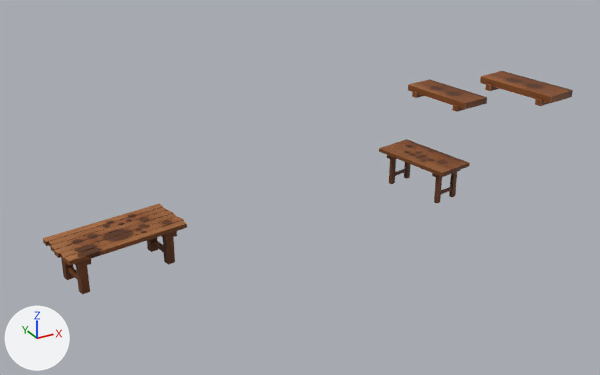
A saved change to the FBX model Assets/Assets/Aldeia/Interior/Mesas/Mesas.fbx.
One viewpoint serves both versions: a camera (50 mm lens) standing at (56.71, -93.15, 7.37) and looking at (63.43, -80.92, 1.25). Arrows for +X, +Y and +Z are at lower left; the lights stay in place. Where no turn or scale is listed for an object, it has been applied to the vertices.

Objects in the first picture: 'Mesa02'.
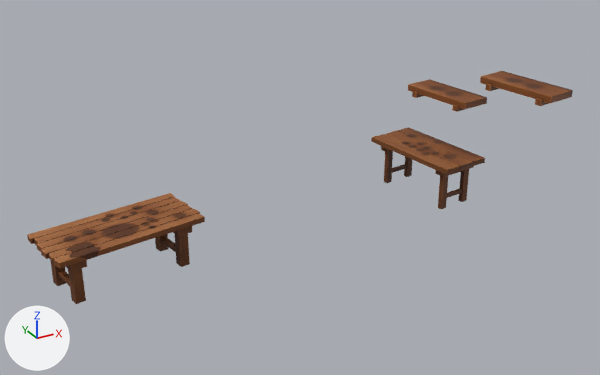
What changed in the scene script:
```text
Change me_cube_095:
    remove me_cube_095.from_pydata(...)  # 280 vertices, 180 faces; spans x 58.97..68.15, y -82.8..-78.95, z 0.08..2.89
    add me_cube_095.from_pydata(...)  # 280 vertices, 180 faces; spans x -5.24..4.19, y -2.44..1.55, z -0.95..1.86
    me_cube_095 part 1: the loose piece of 8 vertices spanning x 58.97..61.22, y -80.08..-79.53, z 0.78..0.86 is scaled about its middle by 1.21, then moved by (-63.98, 80.31, -0.87)
    me_cube_095 part 2: the loose piece of 8 vertices spanning x 59.02..61.24, y -80.25..-79.71, z 0.78..0.86 is scaled about its middle by 1.21, then moved by (-63.97, 80.27, -0.87)
    me_cube_095 part 3: the loose piece of 8 vertices spanning x 59.02..61.29, y -80.43..-79.89, z 0.78..0.86 is scaled about its middle by 1.21, then moved by (-63.96, 80.23, -0.87)
    me_cube_095 part 4: the loose piece of 8 vertices spanning x 59.03..61.29, y -80.6..-80.06, z 0.78..0.86 is scaled about its middle by 1.21, then moved by (-63.96, 80.19, -0.87)
    me_cube_095 part 5: the loose piece of 8 vertices spanning x 59.1..61.35, y -80.78..-80.24, z 0.78..0.86 is scaled about its middle by 1.21, then moved by (-63.95, 80.16, -0.87)
    me_cube_095 part 6: the loose piece of 8 vertices spanning x 59.11..61.34, y -80.95..-80.41, z 0.78..0.86 is scaled about its middle by 1.21, then moved by (-63.95, 80.12, -0.87)
    me_cube_095 part 7: the loose piece of 8 vertices spanning x 59.17..59.54, y -80.84..-79.93, z 0.64..0.78 is scaled about its middle by 1.21, then moved by (-64.13, 80.18, -0.89)
    me_cube_095 part 8: the loose piece of 8 vertices spanning x 60.79..61.16, y -80.56..-79.65, z 0.64..0.78 is scaled about its middle by 1.21, then moved by (-63.79, 80.24, -0.89)
    me_cube_095 part 9: the loose piece of 8 vertices spanning x 59.21..59.38, y -80.17..-80.0, z 0.09..0.69 is scaled about its middle by 1.21, then moved by (-64.15, 80.25, -0.96)
    me_cube_095 part 10: the loose piece of 8 vertices spanning x 59.32..59.48, y -80.77..-80.61, z 0.09..0.69 is scaled about its middle by 1.21, then moved by (-64.12, 80.12, -0.96)
    me_cube_095 part 11: the loose piece of 8 vertices spanning x 60.84..61.01, y -79.89..-79.72, z 0.09..0.69 is scaled about its middle by 1.21, then moved by (-63.8, 80.31, -0.96)
    me_cube_095 part 12: the loose piece of 8 vertices spanning x 60.95..61.11, y -80.49..-80.33, z 0.09..0.69 is scaled about its middle by 1.21, then moved by (-63.78, 80.18, -0.96)
    me_cube_095 part 13: the loose piece of 8 vertices spanning x 59.27..59.44, y -80.65..-80.12, z 0.25..0.32 is scaled about its middle by 1.21, then moved by (-64.13, 80.18, -0.99)
    me_cube_095 part 14: the loose piece of 8 vertices spanning x 60.89..61.06, y -80.37..-79.85, z 0.25..0.32 is scaled about its middle by 1.21, then moved by (-63.79, 80.24, -0.99)
    me_cube_095 part 15: the loose piece of 8 vertices spanning x 66.94..67.66, y -79.59..-79.37, z 2.05..2.17 is moved by (-63.96, 80.36, -1.03)
    me_cube_095 part 16: the loose piece of 8 vertices spanning x 67.1..67.82, y -80.74..-80.52, z 2.06..2.18 is moved by (-63.96, 80.36, -1.03)
    me_cube_095 part 17: the loose piece of 8 vertices spanning x 66.95..67.81, y -80.91..-79.2, z 2.14..2.28 is moved by (-63.96, 80.36, -1.03)
    me_cube_095 part 18: the loose piece of 8 vertices spanning x 67.25..67.97, y -81.49..-81.26, z 2.67..2.79 is moved by (-63.96, 80.36, -1.03)
    me_cube_095 part 19: the loose piece of 8 vertices spanning x 67.43..68.15, y -82.63..-82.4, z 2.67..2.79 is moved by (-63.96, 80.36, -1.03)
    me_cube_095 part 20: the loose piece of 8 vertices spanning x 67.26..68.14, y -82.8..-81.09, z 2.75..2.89 is moved by (-63.96, 80.36, -1.03)
    me_cube_095 part 21: the loose piece of 8 vertices spanning x 66.39..67.0, y -80.9..-79.07, z 0.79..0.87 is turned -3.6 degrees about the z axis through its middle and scaled by 1.27, then moved by (-64.04, 80.28, -0.83)
    me_cube_095 part 22: the loose piece of 8 vertices spanning x 66.68..67.28, y -80.85..-79.01, z 0.79..0.87 is turned -3.6 degrees about the z axis through its middle and scaled by 1.27, then moved by (-63.96, 80.27, -0.83)
    me_cube_095 part 23: 88 of the vertices in x 66.5..67.57, y -80.78..-78.95, z 0.08..0.87 are turned -3.6 degrees about the z axis through their middle and scaled by 1.27, then moved by (-63.94, 80.28, -0.92)
Change ob_mesa02:
    ob_mesa02.location: (0.0, 0.0, 0.0) -> (63.96, -80.36, 1.03)
```

Changed parts and their boxes (x1, y1, x2, y2) in the pictures (600 x 375 px; the box of a moved part takes in the faces that stretch with it):
'Mesa02', reshaped, moved
    before: (43, 71, 573, 294)
    after: (27, 71, 573, 304)
part 1 of me_cube_095, moved or reshaped
    before: (43, 203, 163, 246)
    after: (27, 193, 175, 244)
part 2 of me_cube_095, moved or reshaped
    before: (48, 207, 167, 246)
    after: (34, 197, 180, 246)
part 3 of me_cube_095, moved or reshaped
    before: (50, 210, 174, 252)
    after: (36, 201, 188, 252)
part 4 of me_cube_095, moved or reshaped
    before: (54, 214, 177, 258)
    after: (41, 205, 192, 259)
part 5 of me_cube_095, moved or reshaped
    before: (60, 217, 184, 262)
    after: (49, 209, 200, 264)
part 6 of me_cube_095, moved or reshaped
    before: (64, 221, 187, 265)
    after: (53, 213, 205, 268)
part 7 of me_cube_095, moved or reshaped
    before: (75, 259, 91, 268)
    after: (66, 260, 87, 272)
part 8 of me_cube_095, moved or reshaped
    before: (161, 231, 177, 239)
    after: (173, 226, 192, 236)
part 9 of me_cube_095, moved or reshaped
    before: (61, 258, 74, 280)
    after: (50, 260, 66, 286)
part 10 of me_cube_095, moved or reshaped
    before: (76, 266, 90, 294)
    after: (68, 268, 86, 304)
part 11 of me_cube_095, moved or reshaped
    before: (147, 237, 158, 252)
    after: (155, 234, 169, 252)
part 12 of me_cube_095, moved or reshaped
    before: (162, 237, 175, 265)
    after: (175, 234, 190, 267)
part 13 of me_cube_095, moved or reshaped
    before: (68, 267, 77, 279)
    after: (58, 270, 70, 286)
part 14 of me_cube_095, moved or reshaped
    before: (152, 240, 164, 253)
    after: (161, 237, 176, 252)
part 15 of me_cube_095, moved or reshaped
    both: (412, 91, 423, 98)
part 16 of me_cube_095, moved or reshaped
    both: (452, 104, 480, 112)
part 17 of me_cube_095, moved or reshaped
    both: (408, 79, 487, 109)
part 18 of me_cube_095, moved or reshaped
    both: (485, 83, 499, 91)
part 19 of me_cube_095, moved or reshaped
    both: (535, 98, 549, 106)
part 20 of me_cube_095, moved or reshaped
    both: (480, 71, 573, 103)
part 21 of me_cube_095, moved or reshaped
    before: (379, 145, 451, 177)
    after: (371, 134, 460, 175)
part 22 of me_cube_095, moved or reshaped
    before: (389, 142, 460, 173)
    after: (386, 131, 472, 171)
part 23 of me_cube_095, moved or reshaped
    before: (387, 139, 470, 203)
    after: (381, 127, 485, 209)
